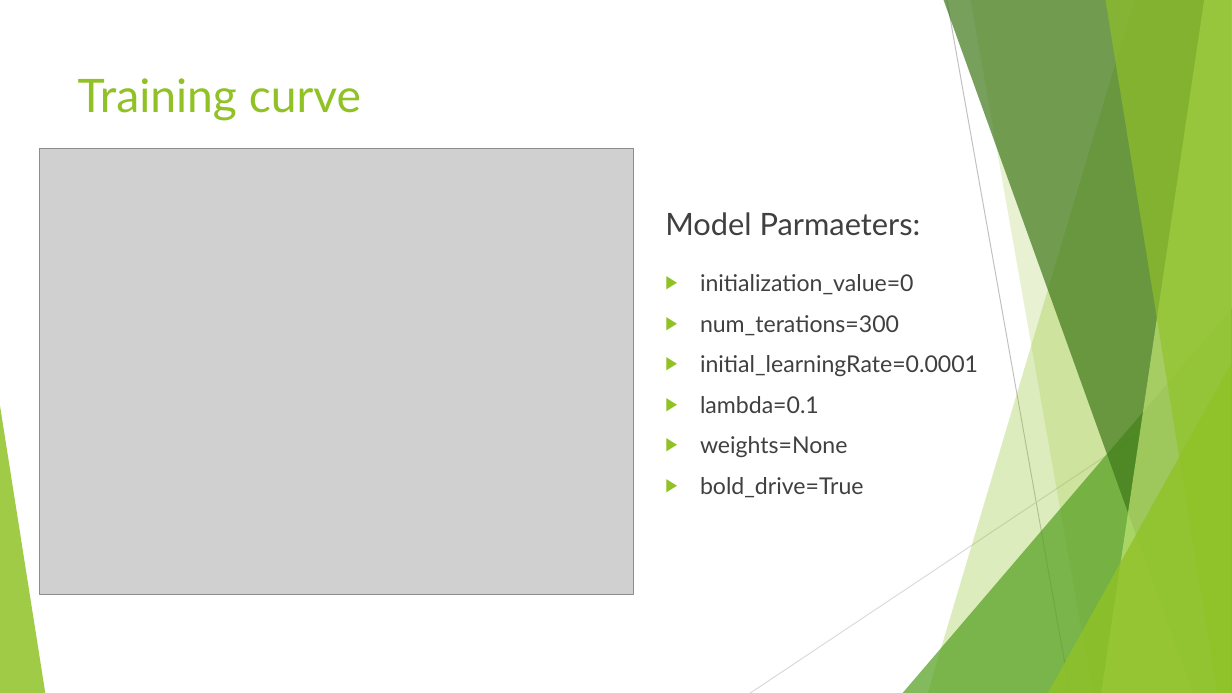
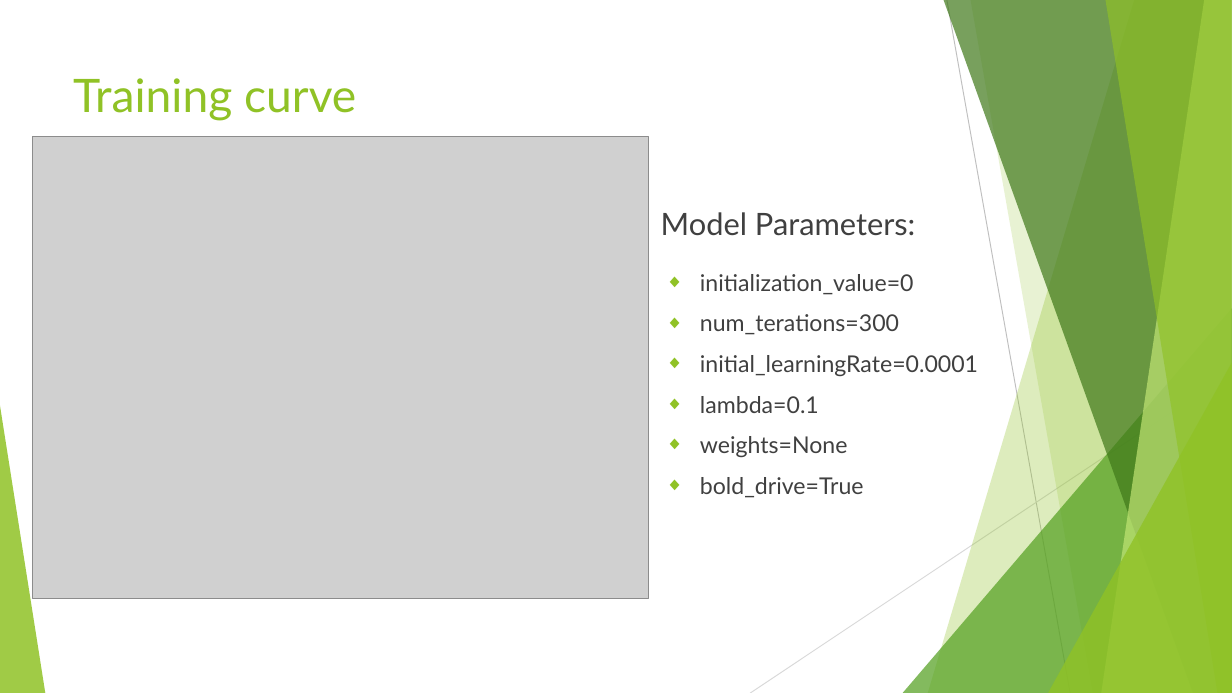
Before and after one commit to wenliangz/cs777-term-project, a slide deck: slide 10 of docs/presentation.pptx. Drawn at 1232x693 pixels with LibreOffice and Linux fonts; fonts in the diff are those of the drawing; grey boxes stand for pictures. Boxes give left, top, right and bottom in pixels: in the first picture for what was removed or moved away, otherwise in the second. Text is boxed around its words. In the diff, an @@ line names an element or a change of style, - is before the commit and + after.

```diff
--- a/docs/presentation.pptx
+++ b/docs/presentation.pptx
@@ title "Training curve": place and size @@
-title "Training curve" at (78, 78, 361, 121)
+title "Training curve" at (73, 78, 356, 121)
@@ picture: place and size @@
-picture at (40, 149, 634, 594)
+picture at (32, 137, 648, 599)
@@ text at (661, 212, 915, 236): text changed @@
-Model Parmaeters:
+Model Parameters:
@@ text "initialization_value=0" at (700, 274, 978, 498): bullet ▶ to ◆ @@
@@ triangle removed at (0, 406, 45, 693) @@
@@ freeform shape added at (0, 406, 45, 693), fill #90C226 at 85% opacity @@
```
Also in this commit, not shown: 11 other slides changed.
